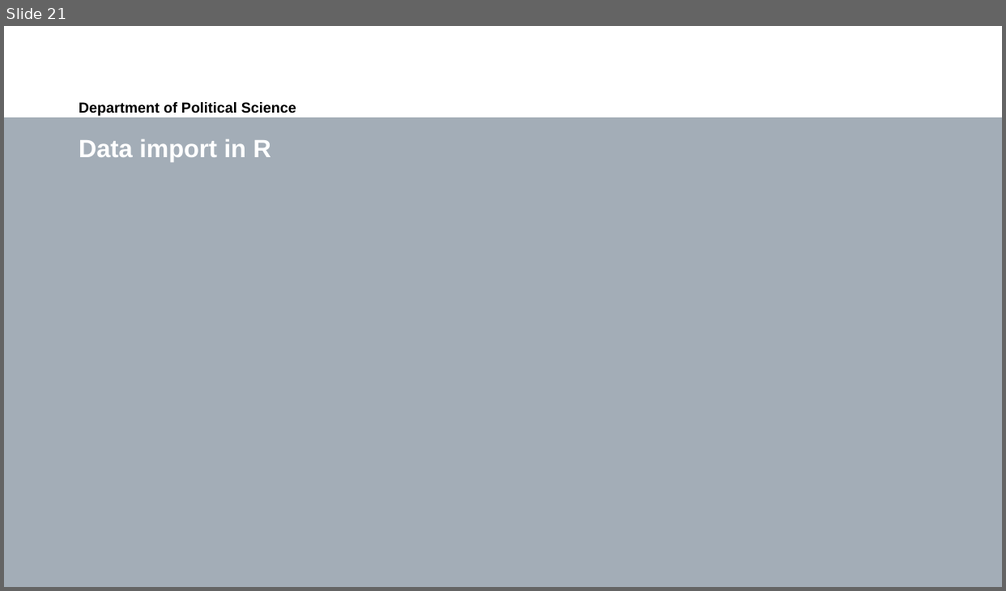
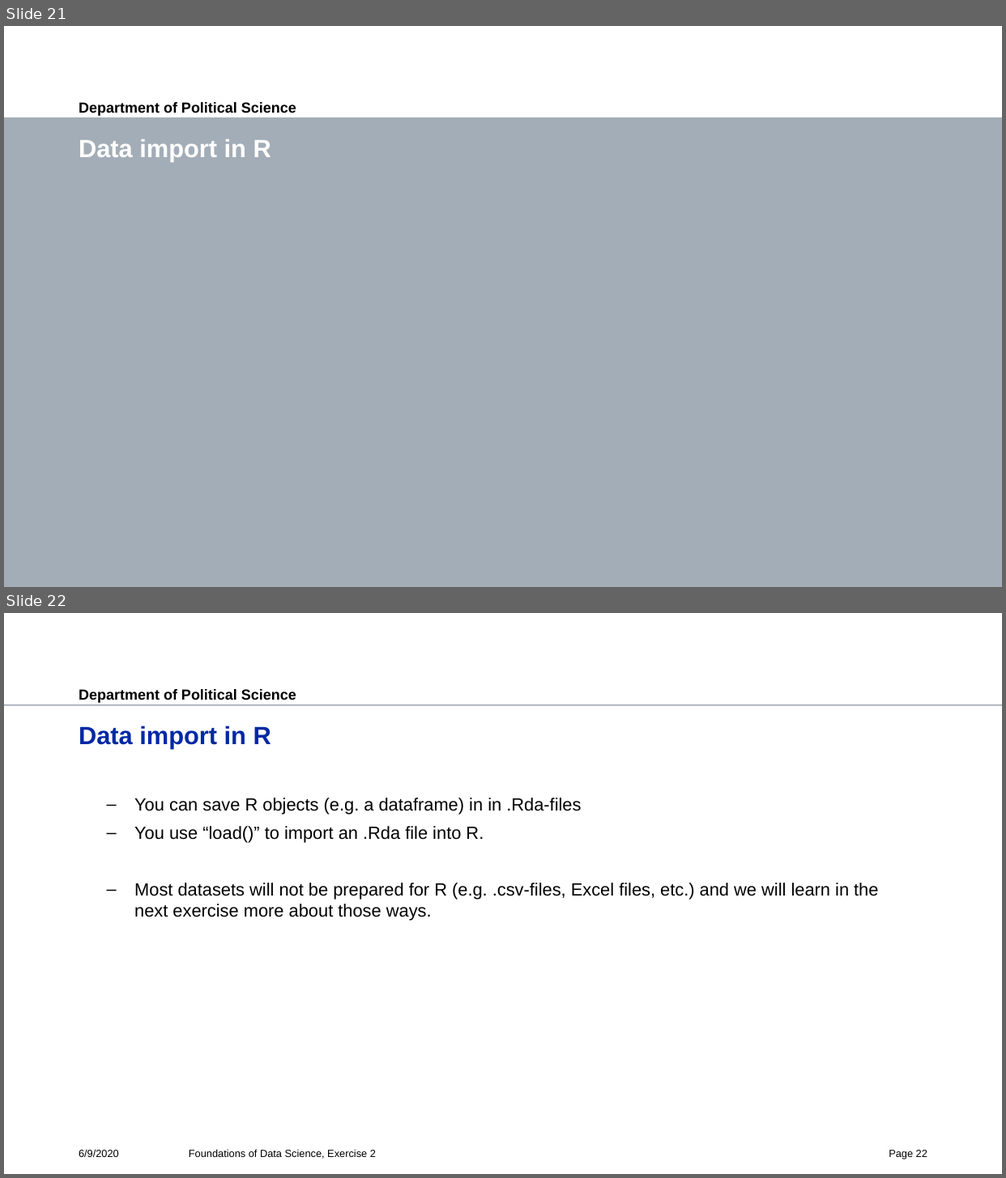
Before and after one commit to polianchykova/fds-2020-exercise, a slide deck: ex1/ex1.pptx. Shown one above the other, each under a label of ours: slide 21 before the commit, slides 21 and 22 after it. The pictures are 1006x591 and 1006x1178 pixels, drawn with LibreOffice and Linux fonts; fonts in the diff are those of the drawing; background and template pictures are left out. Boxes give left, top, right and bottom in pixels: in the first picture for what was removed or moved away, otherwise in the second. Text is boxed around its words. In the diff, an @@ line names an element or a change of style, - is before the commit and + after.

Commit message:
Added data import and made minor changes

```diff
--- a/ex1/ex1.pptx
+++ b/ex1/ex1.pptx
@@ slide 22 added at (x1=4, y1=613, x2=1002, y2=1174), background #FFFFFF; not listed: 2 template elements that a slide beside it also shows @@
@@ title added at (x1=79, y1=726, x2=271, y2=749), 24 pt, text #0028A5, bold @@
+Data import in R
@@ text added at (x1=134, y1=798, x2=878, y2=921), 17 pt, text #000000 @@
+  – You can save R objects (e.g. a dataframe) in in .Rda-files
+  – You use “load()” to import an .Rda file into R.
+  – Most datasets will not be prepared for R (e.g. .csv-files, Excel files, etc.) and we will learn in the next exercise more about those ways.
@@ text added at (x1=79, y1=1149, x2=119, y2=1157), 10 pt, text #000000 @@
+6/9/2020
@@ text added at (x1=189, y1=1149, x2=376, y2=1159), 10 pt, text #000000 @@
+Foundations of Data Science, Exercise 2
@@ page number added at (x1=889, y1=1150, x2=927, y2=1159), 10 pt, text #000000 @@
+Page 22
```
Also in this commit, not shown: 17 slides changed, 1 other slide added.
